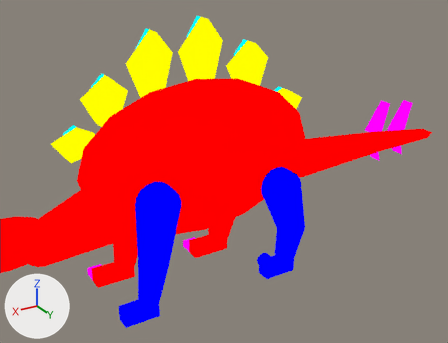
Two versions of the Blender file assets-source/blender/motion/stegosaurus-walk.blend, one commit apart.
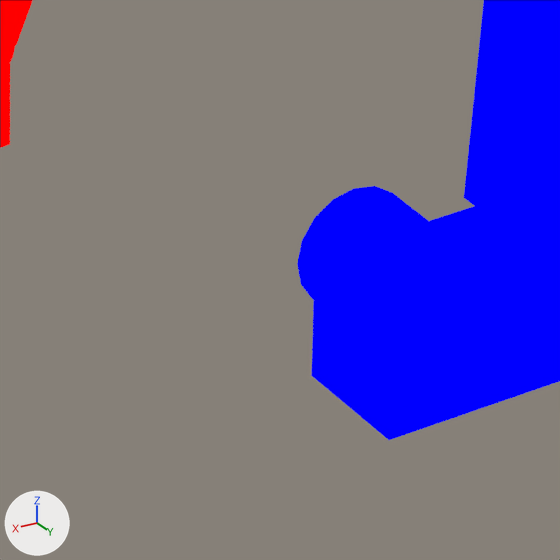
Each version is shown from a 50 mm lens placed at (86.4, 64.8, 47.7), pointed at (45.4, -3.6, 13.5), then close up on the part from 50% to 64% of the width and 68% to 85% of the height. The axes (+X, +Y, +Z) are drawn at lower left. The lights are the same throughout. The last two pictures show the newer version. Both versions are drawn at full value of the shape key 'walk_04' of 'DinoTycoon_Motion_stegosaurus_walk_far_back_tip'; the numbers are the values there.

The scene before the commit, as lines of its bpy script (objects in view):
```python
ob_dinotycoon_motion_stegosaurus_walk_far_back_1 = bpy.data.objects.new('DinoTycoon_Motion_stegosaurus_walk_far_back_1', me_dinotycoon_motion_stegosaurus_walk_sample_far_back_1)
ob_dinotycoon_motion_stegosaurus_walk_far_back_1.location = (0.0, 0.0, 0.0)
ob_dinotycoon_motion_stegosaurus_walk_far_back_tip = bpy.data.objects.new('DinoTycoon_Motion_stegosaurus_walk_far_back_tip', me_dinotycoon_motion_stegosaurus_walk_sample_far_back_tip)
ob_dinotycoon_motion_stegosaurus_walk_far_back_tip.location = (0.0, 0.0, 0.0)
ob_dinotycoon_motion_stegosaurus_walk_near_back_foot = bpy.data.objects.new('DinoTycoon_Motion_stegosaurus_walk_near_back_foot', me_dinotycoon_motion_stegosaurus_walk_sample_near_back_foot)
ob_dinotycoon_motion_stegosaurus_walk_near_back_foot.location = (0.0, 0.0, 0.0)
# also in view: 'DinoTycoon_Motion_stegosaurus_walk_near_back_1' at (44.1, -6.0, 4.3); 'DinoTycoon_Motion_stegosaurus_walk_far_back_foot' at (41.3, 4.0, 1.0)
```
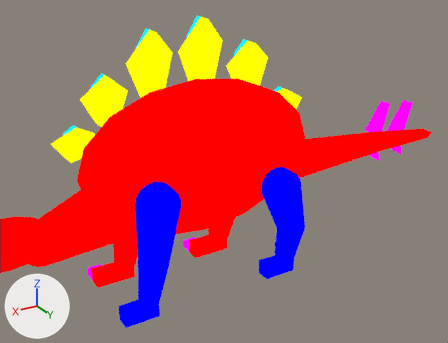
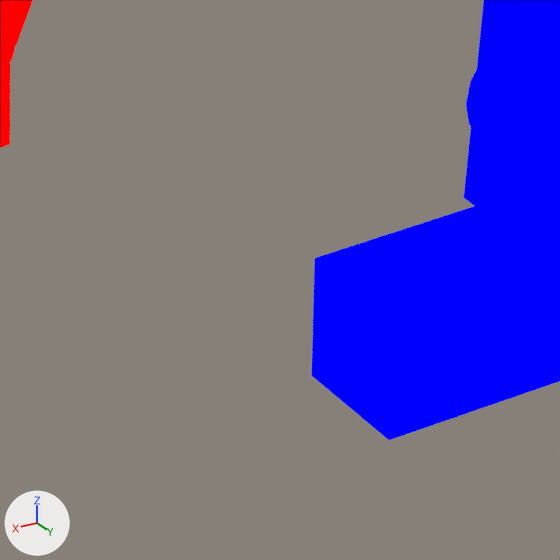
Patch to the scene script:
```diff
--- a/assets-source/blender/motion/stegosaurus-walk.blend.py
+++ b/assets-source/blender/motion/stegosaurus-walk.blend.py
@@ me_dinotycoon_motion_stegosaurus_walk_sample_far_back_tip @@
 # used by ob_dinotycoon_motion_stegosaurus_walk_far_back_tip; location = (0.0, 0.0, 0.0)
-me_dinotycoon_motion_stegosaurus_walk_sample_far_back_tip.from_pydata(...)  # 32 vertices, 18 faces; spans x 41.98..43.92, y 3.0..5.0, z 1.03..2.97
+me_dinotycoon_motion_stegosaurus_walk_sample_far_back_tip.from_pydata(...)  # 32 vertices, 18 faces; spans x 39.06..40.99, y 3.0..5.0, z 2.83..4.77
+# me_dinotycoon_motion_stegosaurus_walk_sample_far_back_tip part 1: the whole mesh is moved by (-2.92, 0.0, 1.8)
 me_dinotycoon_motion_stegosaurus_walk_sample_far_back_tip.materials.append(mat_dinotycoon_role_f)
```

Where the change shows, as pixel boxes (x1, y1, x2, y2) in the close-ups (560 x 560 px):
'DinoTycoon_Motion_stegosaurus_walk_far_back_tip', moved: before (297, 186, 486, 369); after (466, 70, 560, 193)
